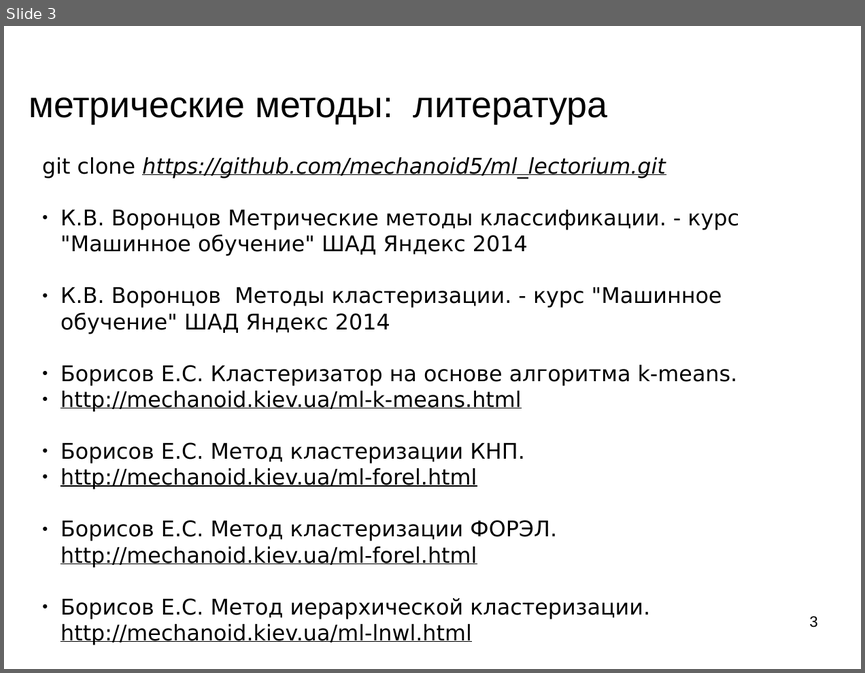
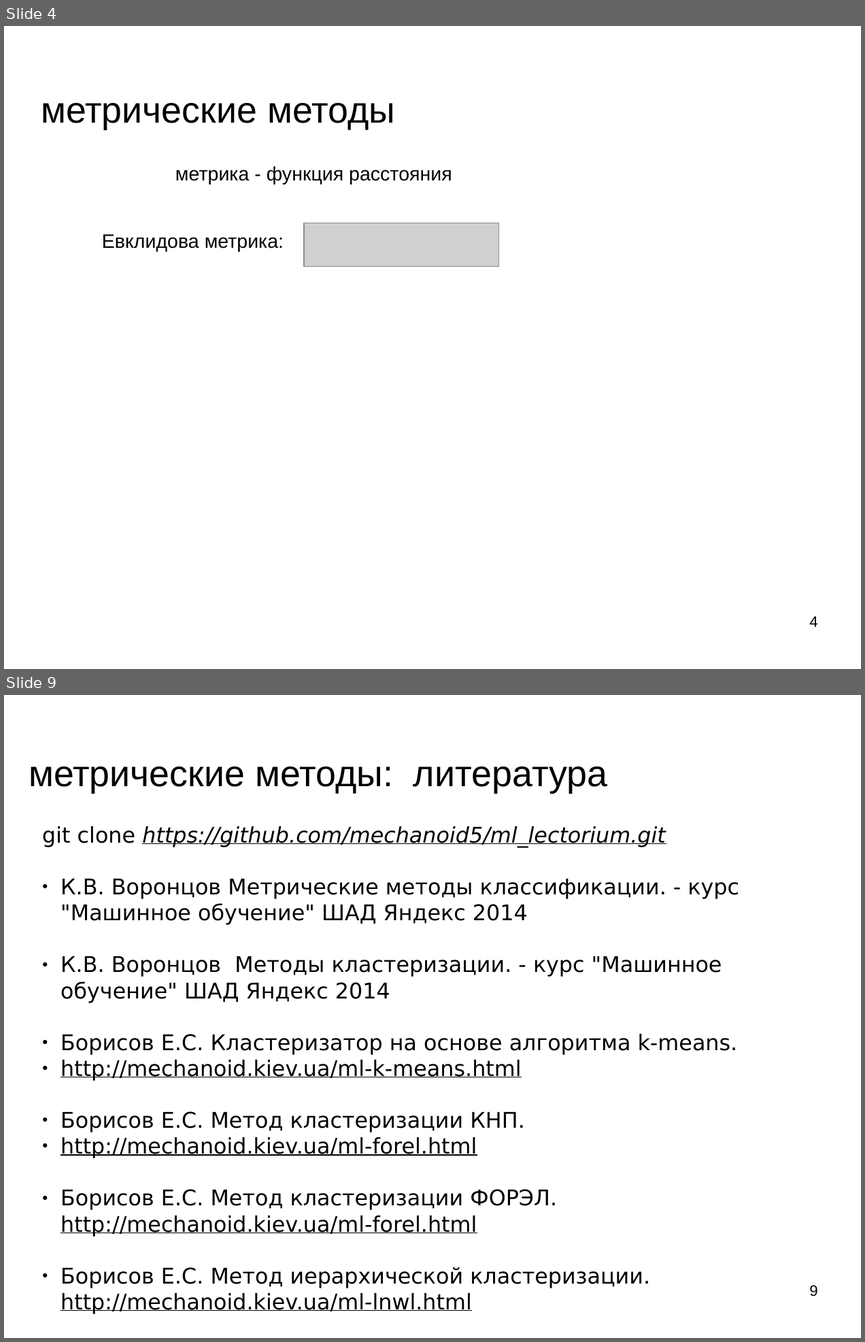
Before and after one commit to mechanoid5/ml_lectorium_legacy, a slide deck: 06-metric.odp. Shown one above the other, each under a label of ours: slide 3 before the commit, slides 4 and 9 after it; the slides between them are not shown. The pictures are 865x673 and 865x1342 pixels, drawn with LibreOffice and Linux fonts; fonts in the diff are those of the drawing; grey boxes stand for pictures; background and template pictures are left out. Boxes give left, top, right and bottom in pixels: in the first picture for what was removed or moved away, otherwise in the second. Text is boxed around its words. In the diff, an @@ line names an element or a change of style, - is before the commit and + after.

```diff
--- a/06-metric.odp
+++ b/06-metric.odp
@@ slide 4 added at (4, 26, 861, 669), background picture (left out) @@
@@ title added at (41, 103, 395, 129), 33.9 pt, text #000000 @@
+метрические методы
@@ subtitle added at (175, 166, 452, 184), 18 pt, text #000000 @@
+метрика - функция расстояния
@@ picture added at (304, 223, 499, 266) @@
@@ text added at (102, 234, 283, 252), 18 pt, text #000000 @@
+Евклидова метрика:
@@ page number added at (809, 616, 817, 626), 14 pt, text #000000 @@
+4
@@ what was slide 3 is now slide 9 @@
@@ page number at (809, 1285, 817, 1296): text changed @@
-3
+9
```
Also in this commit, not shown: 2 slides changed, 5 other slides added, 4 other files.
